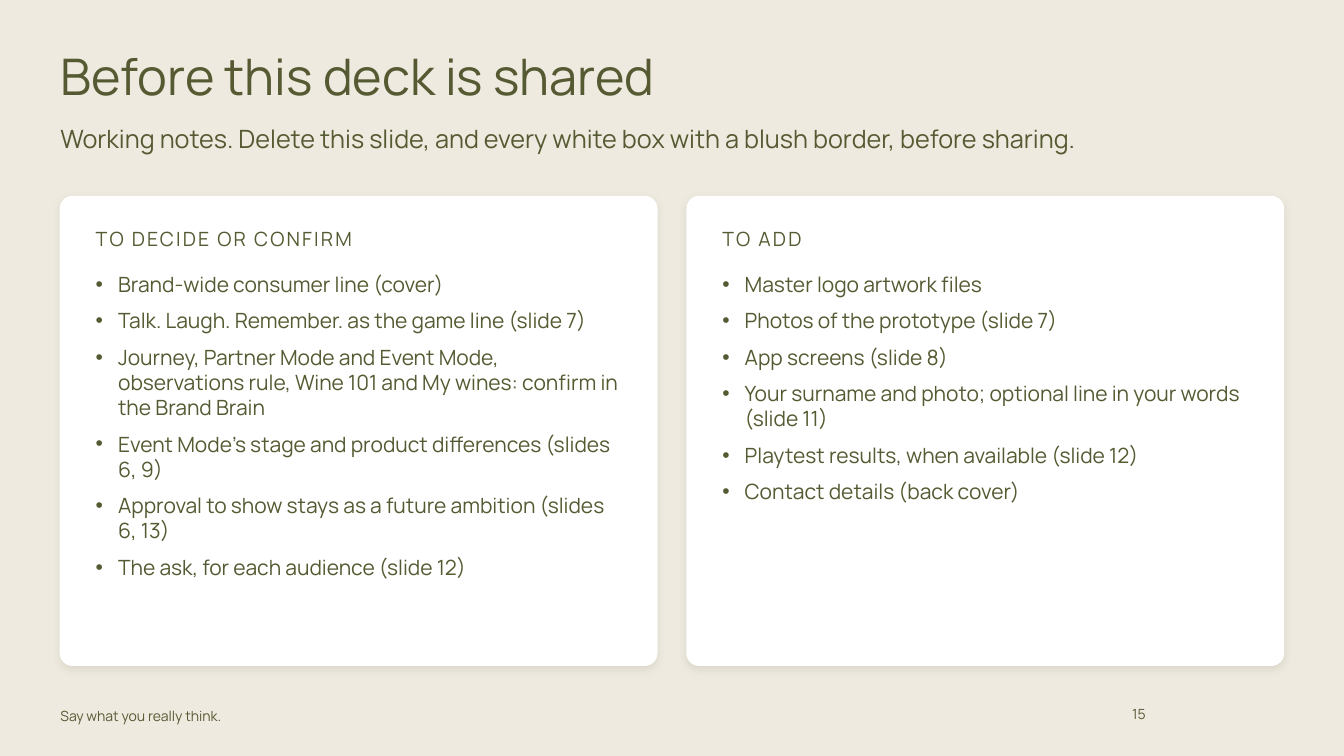
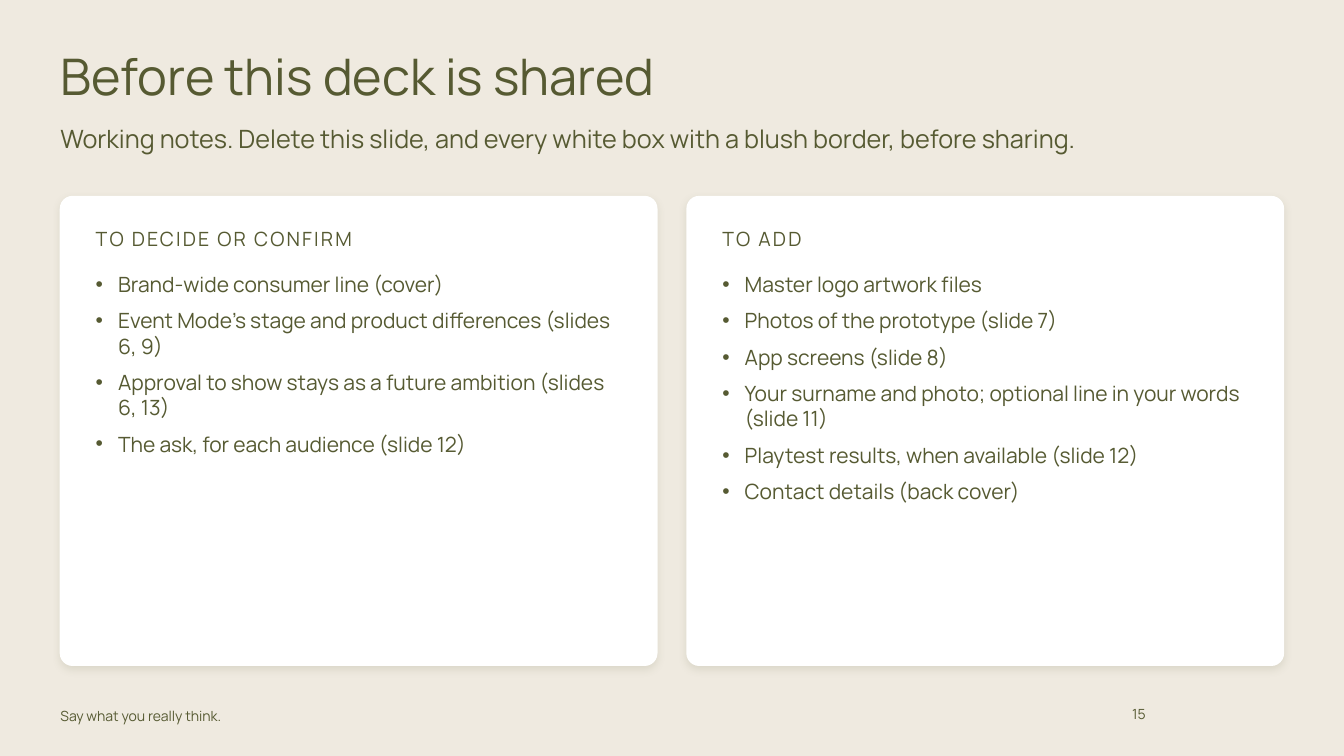
Before and after one commit to carrie147/entre-amis-brand-agent, a slide deck: slide 15 of decks/Entre Amis - core brand story - DRAFT.pptx. Drawn at 1344x756 pixels with LibreOffice and Linux fonts; fonts in the diff are those of the drawing; background and template pictures are left out. Boxes give left, top, right and bottom in pixels: in the first picture for what was removed or moved away, otherwise in the second. Text is boxed around its words. In the diff, an @@ line names an element or a change of style, - is before the commit and + after.

```diff
--- a/decks/Entre Amis - core brand story - DRAFT.pptx
+++ b/decks/Entre Amis - core brand story - DRAFT.pptx
@@ text at bbox=[118, 310, 618, 416]: paragraphs removed @@
-• Talk. Laugh. Remember. as the game line (slide 7)
-• Journey, Partner Mode and Event Mode, observations rule, Wine 101 and My wines: confirm in the Brand Brain
```
Also in this commit, not shown: 6 other slides changed, 10 other files.
